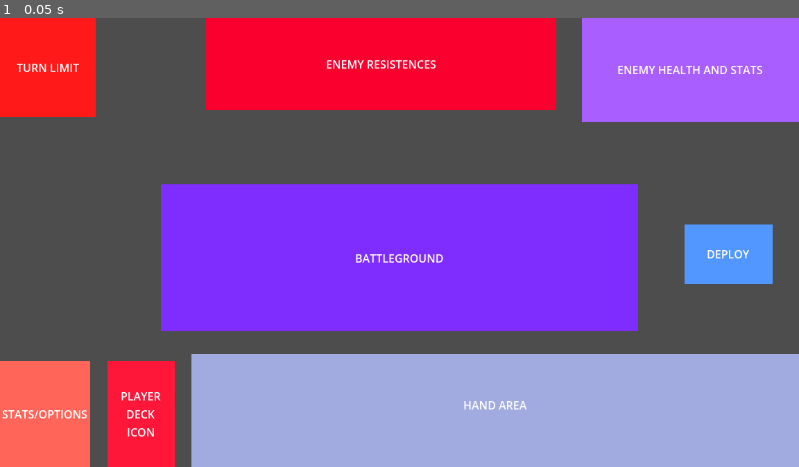
Above: before the commit, frame 1.
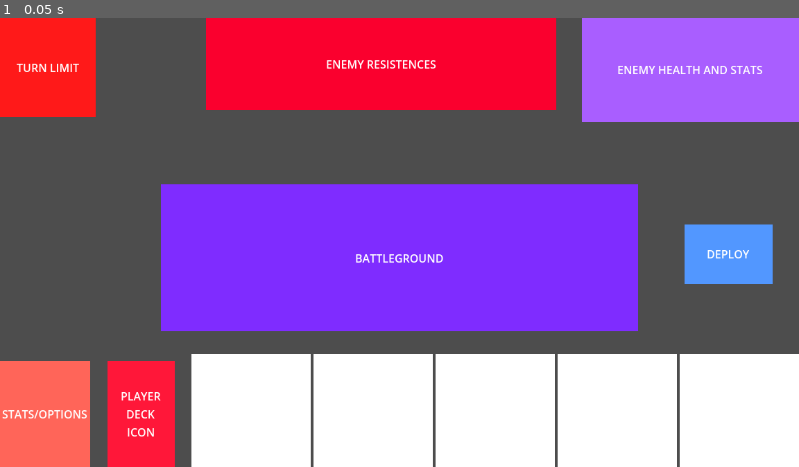
Above: after the commit, the same moment.

Repository: JPGFG/ld24
Game: Godot game, scene res://scenes/game-board/gameboard.tscn
The game is run twice, just before and just after one commit, with the same random seed, the same clock (stepped at 60 frames per second) and the same inputs. Before the commit the project has no main scene; this scene is started directly in both runs.
Inputs:
- Up to frame 1 (0.05 s): no input

The runs differ from the first frame. In frame 1, 19% of the frame differs, in the area x 23-100%, y 74-100%.

Commit message:
hand dun

Diff:
--- a/project.godot
+++ b/project.godot
@@ -11,6 +11,7 @@
 [application]
 
 config/name="ludum-dare24"
+run/main_scene="res://scenes/game-board/gameboard.tscn"
 config/features=PackedStringArray("4.2", "GL Compatibility")
 config/icon="res://icon.svg"
 
--- /dev/null
+++ b/scenes/card.tscn
@@ -0,0 +1,30 @@
+[gd_scene load_steps=2 format=3 uid="uid://dqjm5e2cu501e"]
+
+[ext_resource type="Script" path="res://scripts/card.gd" id="1_p1lvy"]
+
+[node name="Card" type="Control"]
+custom_minimum_size = Vector2(150, 163)
+layout_mode = 3
+anchors_preset = 8
+anchor_left = 0.5
+anchor_top = 0.5
+anchor_right = 0.5
+anchor_bottom = 0.5
+offset_left = -75.0
+offset_top = -81.5
+offset_right = 75.0
+offset_bottom = 81.5
+grow_horizontal = 2
+grow_vertical = 2
+size_flags_horizontal = 3
+script = ExtResource("1_p1lvy")
+
+[node name="ColorRect" type="ColorRect" parent="."]
+layout_mode = 1
+anchors_preset = 15
+anchor_right = 1.0
+anchor_bottom = 1.0
+grow_horizontal = 2
+grow_vertical = 2
+pivot_offset = Vector2(75, 81)
+mouse_filter = 1
--- a/scenes/game-board/gameboard.tscn
+++ b/scenes/game-board/gameboard.tscn
@@ -1,6 +1,7 @@
-[gd_scene load_steps=6 format=3 uid="uid://b5bq40gj4dwru"]
+[gd_scene load_steps=7 format=3 uid="uid://b5bq40gj4dwru"]
 
 [ext_resource type="Script" path="res://scripts/game-state-machines/game-state-machine.gd" id="1_4hyl4"]
+[ext_resource type="PackedScene" uid="uid://bwlu63c2x5m75" path="res://scenes/hand.tscn" id="1_7xxgu"]
 [ext_resource type="Script" path="res://scripts/controllers/game-controller.gd" id="1_a3i36"]
 [ext_resource type="Script" path="res://scenes/game-board/ui-controller.gd" id="2_dp5jn"]
 [ext_resource type="Script" path="res://scripts/game-state-machines/game-state-base.gd" id="2_dwdl8"]
@@ -14,41 +15,17 @@
 grow_horizontal = 2
 grow_vertical = 2
 
-[node name="handarea" type="ColorRect" parent="."]
-layout_mode = 1
-anchors_preset = -1
-anchor_left = 0.239583
-anchor_top = 0.748457
+[node name="Hand" parent="." instance=ExtResource("1_7xxgu")]
+layout_mode = 1
+anchors_preset = -1
+anchor_left = 0.24
+anchor_top = 0.748
 anchor_right = 1.0
-anchor_bottom = 1.0
-grow_horizontal = 2
+offset_left = -0.480011
+offset_top = 0.29599
+offset_right = 0.0
 grow_vertical = 0
-color = Color(0.636415, 0.669274, 0.876548, 1)
-metadata/_edit_use_anchors_ = true
-
-[node name="Label" type="Label" parent="handarea"]
-layout_mode = 1
-anchors_preset = 8
-anchor_left = 0.5
-anchor_top = 0.5
-anchor_right = 0.5
-anchor_bottom = 0.5
-offset_left = -69.5
-offset_top = -19.0
-offset_right = 69.5
-offset_bottom = 19.0
-grow_horizontal = 2
-grow_vertical = 2
-text = "HAND AREA"
-horizontal_alignment = 1
-
-[node name="HandHBox" type="HBoxContainer" parent="handarea"]
-layout_mode = 1
-anchors_preset = 9
-anchor_bottom = 1.0
-offset_right = 876.0
-offset_bottom = 0.000152588
-grow_vertical = 2
+alignment = 1
 
 [node name="statsoptions" type="ColorRect" parent="."]
 layout_mode = 1
@@ -241,9 +218,8 @@
 [node name="GameController" type="Node" parent="."]
 script = ExtResource("1_a3i36")
 
-[node name="UIController" type="Node" parent="." node_paths=PackedStringArray("hand_hbox")]
+[node name="UIController" type="Node" parent="."]
 script = ExtResource("2_dp5jn")
-hand_hbox = NodePath("../handarea/HandHBox")
 
 [node name="GameStateMachine" type="Node" parent="."]
 script = ExtResource("1_4hyl4")
--- /dev/null
+++ b/scenes/hand.tscn
@@ -0,0 +1,24 @@
+[gd_scene load_steps=2 format=3 uid="uid://bwlu63c2x5m75"]
+
+[ext_resource type="PackedScene" uid="uid://dqjm5e2cu501e" path="res://scenes/card.tscn" id="1_jlwkv"]
+
+[node name="HandHBox" type="HBoxContainer"]
+anchors_preset = 9
+anchor_bottom = 1.0
+offset_right = 766.0
+grow_vertical = 2
+
+[node name="Card" parent="." instance=ExtResource("1_jlwkv")]
+layout_mode = 2
+
+[node name="Card2" parent="." instance=ExtResource("1_jlwkv")]
+layout_mode = 2
+
+[node name="Card3" parent="." instance=ExtResource("1_jlwkv")]
+layout_mode = 2
+
+[node name="Card4" parent="." instance=ExtResource("1_jlwkv")]
+layout_mode = 2
+
+[node name="Card5" parent="." instance=ExtResource("1_jlwkv")]
+layout_mode = 2
--- a/scripts/card.gd
+++ b/scripts/card.gd
@@ -1,12 +1,60 @@
 extends Node
+class_name Card
 
 @export var card_resource: CardResource
+@onready var sprite_2d: ColorRect = $"ColorRect"
+
+var sprite_start_scale_x: float
+var sprite_start_scale_y: float
+var hover_scale_factor: float = 1.1
+var hover_scale_time: float = 0.3
+
 
 # Called when the node enters the scene tree for the first time.
 func _ready():
-	pass # Replace with function body.
+	sprite_start_scale_x = sprite_2d.scale.x
+	sprite_start_scale_y = sprite_2d.scale.y
+
+	self.mouse_entered.connect(_on_mouse_entered)
+	self.mouse_exited.connect(_on_mouse_exited)
 
 
 # Called every frame. 'delta' is the elapsed time since the previous frame.
 func _process(delta):
 	pass
+
+
+func _on_mouse_entered():
+	var scale_tween = get_tree().create_tween()
+
+	sprite_2d.z_index = 1
+
+	(
+		scale_tween
+		. tween_property(
+			sprite_2d,
+			"scale",
+			Vector2(
+				sprite_start_scale_x * hover_scale_factor, sprite_start_scale_y * hover_scale_factor
+			),
+			hover_scale_time
+		)
+		. set_trans(Tween.TRANS_LINEAR)
+	)
+
+
+func _on_mouse_exited():
+	var scale_tween = get_tree().create_tween()
+
+	sprite_2d.z_index = 0
+
+	(
+		scale_tween
+		. tween_property(
+			sprite_2d,
+			"scale",
+			Vector2(sprite_start_scale_x, sprite_start_scale_y),
+			hover_scale_time
+		)
+		. set_trans(Tween.TRANS_LINEAR)
+	)
Not shown: 1 places in scenes/game-board/all_cards.tscn that only renumber resources
